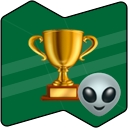
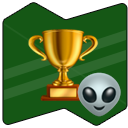
Comparing the layer stacks of the two 128×128 images. Changes:
painted on "🏆" over (28, 29, 98, 101)
removed layer "Calque 2" over (0, 0, 128, 128)
added group "NetWorkedDatas Logo" with 6 layers over (3, 3, 127, 125)
added layer "White" (20%) in group "NetWorkedDatas Logo" over (4, 23, 126, 105)
added layer "background Colored green" in group "NetWorkedDatas Logo" over (3, 3, 127, 125)
